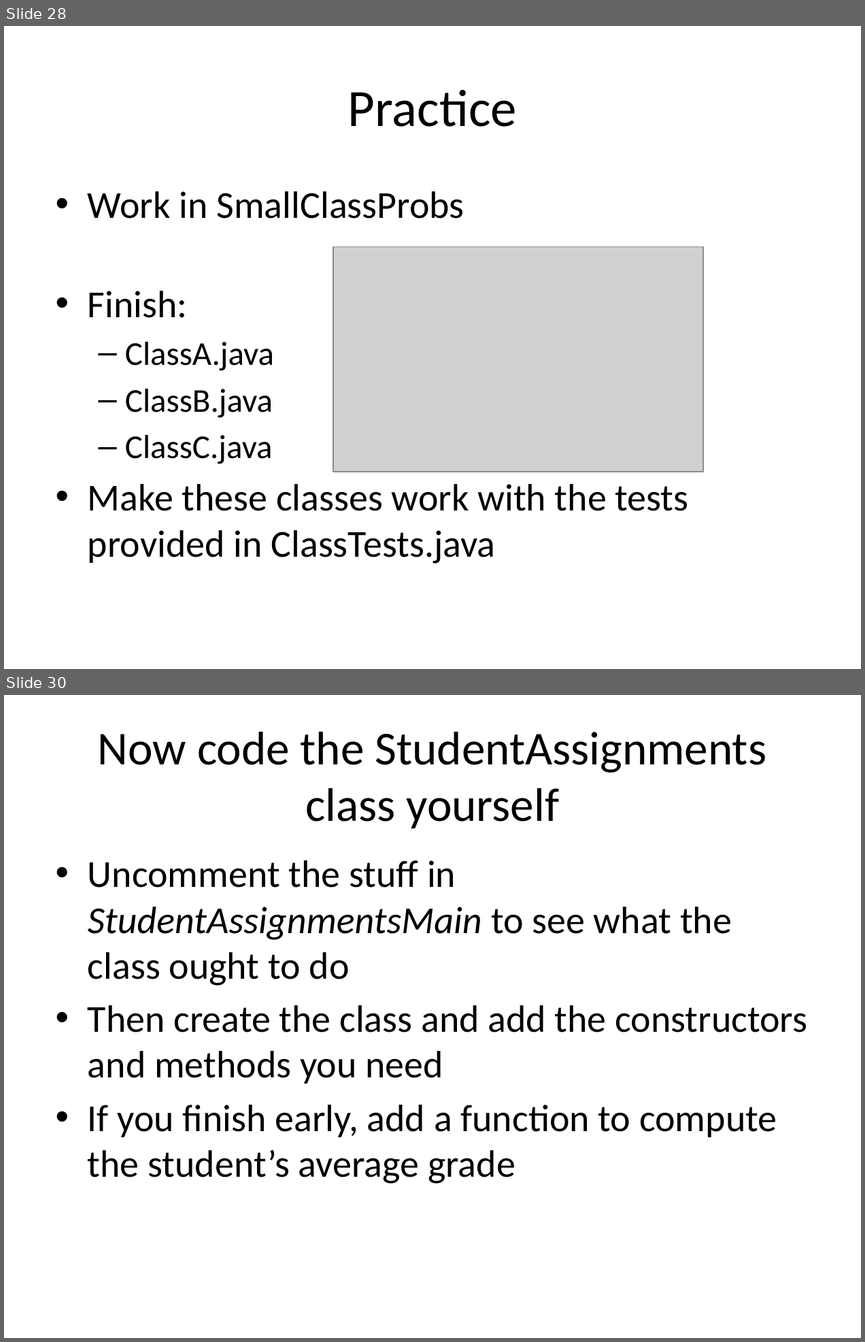
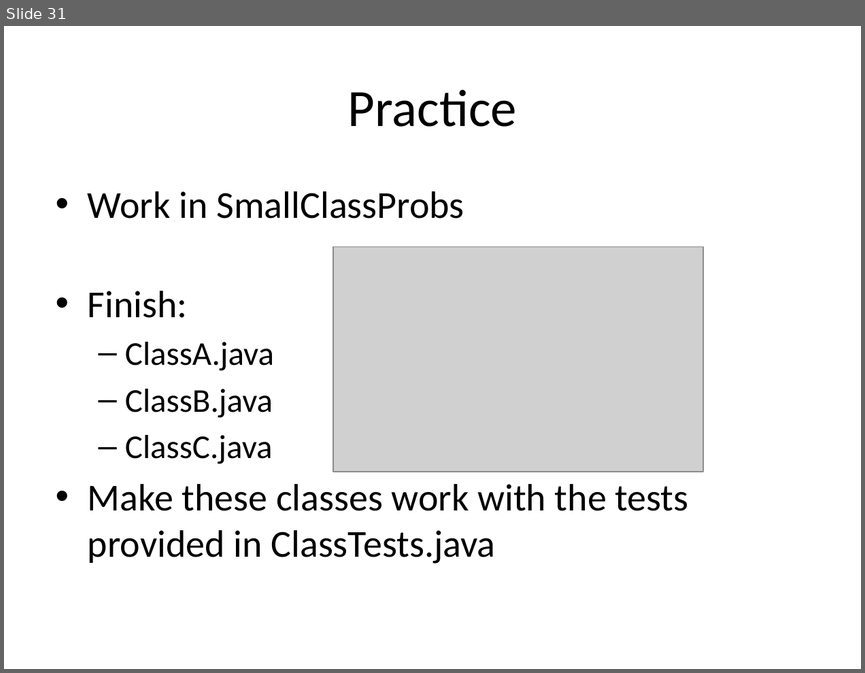
Before and after one commit to RHIT-CSSE/csse220, a slide deck: ClassMaterials/ObjectIntroAndMisc/Slides/ObjectIntroAndMisc.pptx. Shown one above the other, each under a label of ours: slides 28 and 30 before the commit, slide 31 after it; the slides between them are not shown. The pictures are 865x1342 and 865x673 pixels, drawn with LibreOffice and Linux fonts; fonts in the diff are those of the drawing; grey boxes stand for pictures. Boxes give left, top, right and bottom in pixels: in the first picture for what was removed or moved away, otherwise in the second. Text is boxed around its words. In the diff, an @@ line names an element or a change of style, - is before the commit and + after.

Commit message:
modifying debugging and studentgradebook slides

```diff
--- a/ClassMaterials/ObjectIntroAndMisc/Slides/ObjectIntroAndMisc.pptx
+++ b/ClassMaterials/ObjectIntroAndMisc/Slides/ObjectIntroAndMisc.pptx
@@ slide 30 removed at (4, 695, 861, 1338), background #FFFFFF @@
@@ title removed at (98, 732, 766, 829) @@
-Now code the StudentAssignments class yourself
@@ text removed at (88, 860, 807, 1183) @@
-• Uncomment the stuff in StudentAssignmentsMain to see what the class ought to do
-• Then create the class and add the constructors and methods you need
-• If you finish early, add a function to compute the student’s average grade
@@ what was slide 28 is now slide 31 @@
```
Also in this commit, not shown: 2 slides changed, 3 slides added.
